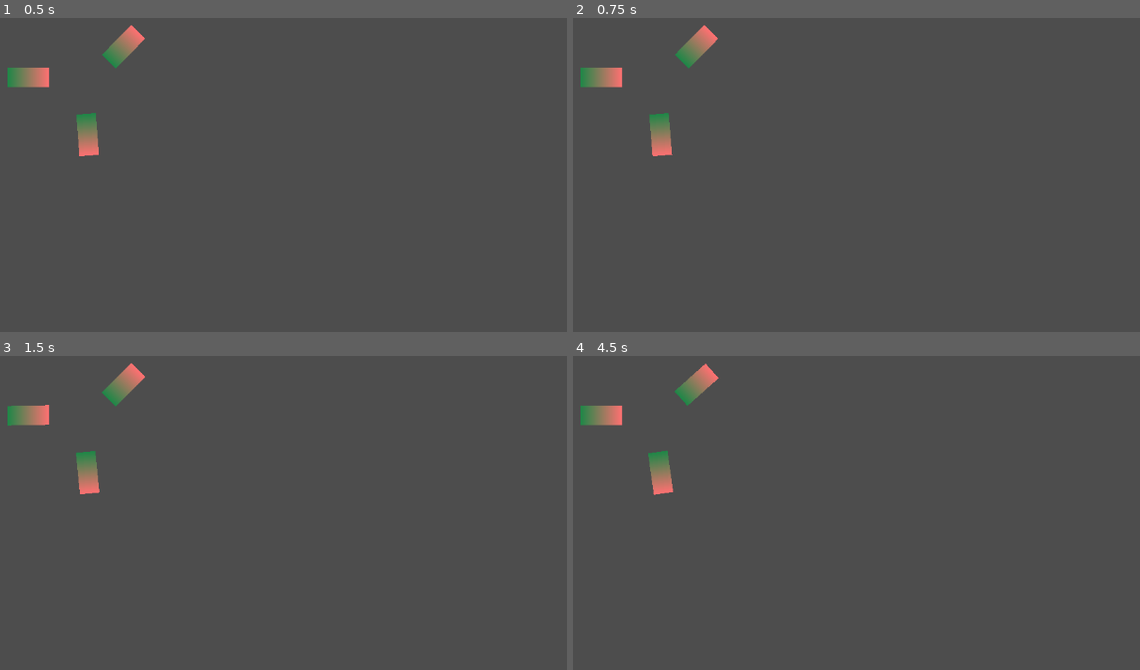
Above: before the commit, frames 1-4 (two rows, left to right).
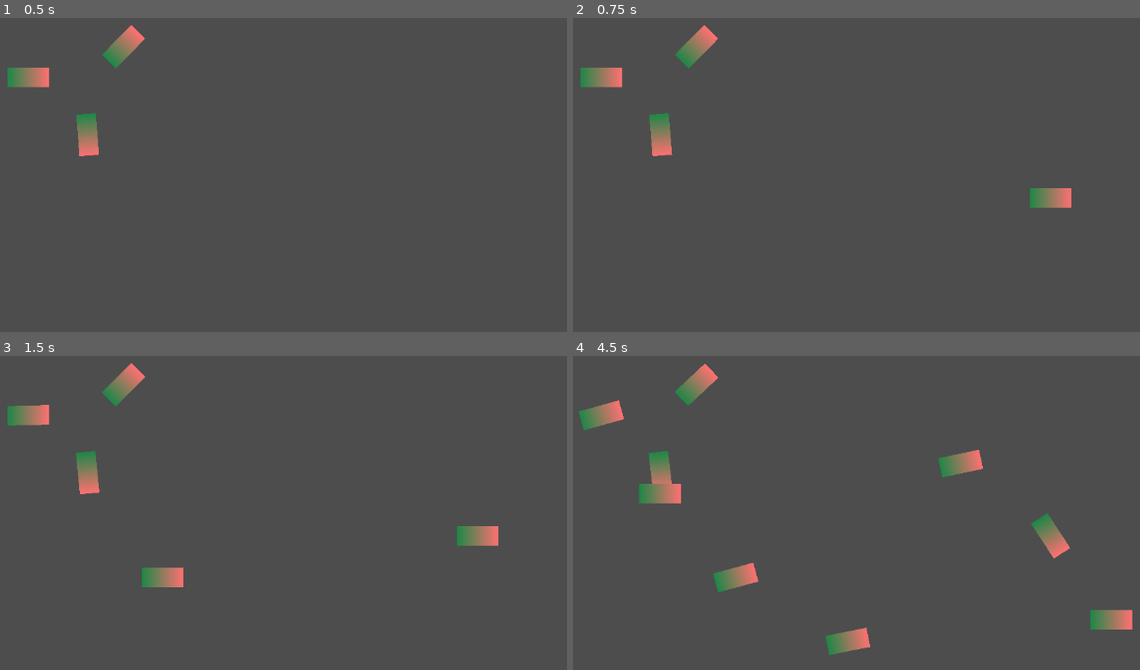
Above: after the commit, the same moments.

Repository: arrowira/CrystalSim
Game: Godot game, scene res://main.tscn
The game is run twice, just before and just after one commit, with the same random seed, the same clock (stepped at 60 frames per second) and the same inputs.
Inputs (mouse positions are in pixels of both pictures, inside the frame that each line leads up to):
- Up to frame 1 (0.5 s): no input
- Up to frame 2 (0.75 s): tap Enter at 0.5 s; move the mouse to (1049, 196) at 0.52 s; tap K (k) at 0.6 s
- Up to frame 3 (1.5 s): tap Space at 1.25 s; move the mouse to (164, 578) at 1.27 s; tap K (k) at 1.35 s
- Up to frame 4 (4.5 s): tap Enter at 2, 3.5 s; move the mouse to (958, 462) at 2.02 s; tap K (k) every 0.75 s from 2.1 to 4.35 s; tap Space at 2.75, 4.25 s; move the mouse to (850, 641) at 2.77 s; move the mouse to (1111, 619) at 3.52 s; move the mouse to (658, 494) at 4.27 s

Frame 1 is identical in both runs. In frame 2, 0.5% of the frame differs, in the area x 80-88%, y 54-61%; in frame 3, 0.9%; in frame 4, 3.0%, in the area x 0-99%, y 2-96%.

Commit message:
molecule spawning

Diff:
--- a/crystal-sim/main.tscn
+++ b/crystal-sim/main.tscn
@@ -1,8 +1,10 @@
-[gd_scene load_steps=2 format=3 uid="uid://cfxeuybr78wqa"]
+[gd_scene load_steps=3 format=3 uid="uid://cfxeuybr78wqa"]
 
+[ext_resource type="Script" uid="uid://dmv0ddpe42omv" path="res://manager.gd" id="1_0xm2m"]
 [ext_resource type="PackedScene" uid="uid://bbpg5aai1n8q5" path="res://molecule.tscn" id="1_ig7tw"]
 
 [node name="Node2D" type="Node2D"]
+script = ExtResource("1_0xm2m")
 
 [node name="molecule" parent="." instance=ExtResource("1_ig7tw")]
 position = Vector2(140, 107)
--- /dev/null
+++ b/crystal-sim/manager.gd
@@ -0,0 +1,14 @@
+extends Node2D
+
+var pMolecule = preload("res://molecule.tscn")
+# Called when the node enters the scene tree for the first time.
+func _ready() -> void:
+	pass # Replace with function body.
+
+
+# Called every frame. 'delta' is the elapsed time since the previous frame.
+func _process(delta: float) -> void:
+	if Input.is_action_just_pressed("k"):
+		var newMol = pMolecule.instantiate()
+		newMol.global_position = get_global_mouse_position()
+		add_child(newMol)
Not shown, added: crystal-sim/manager.gd.uid
